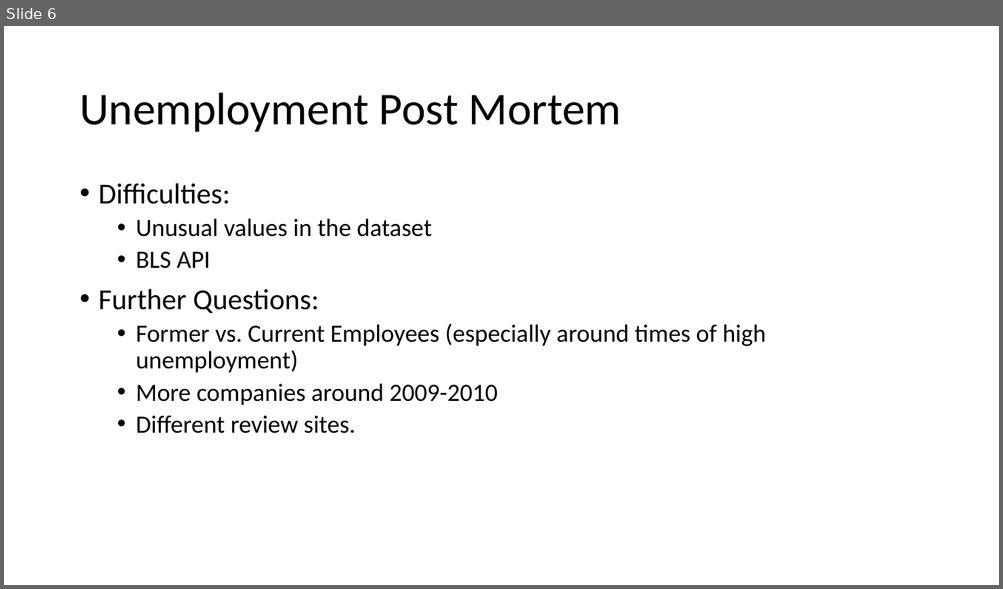
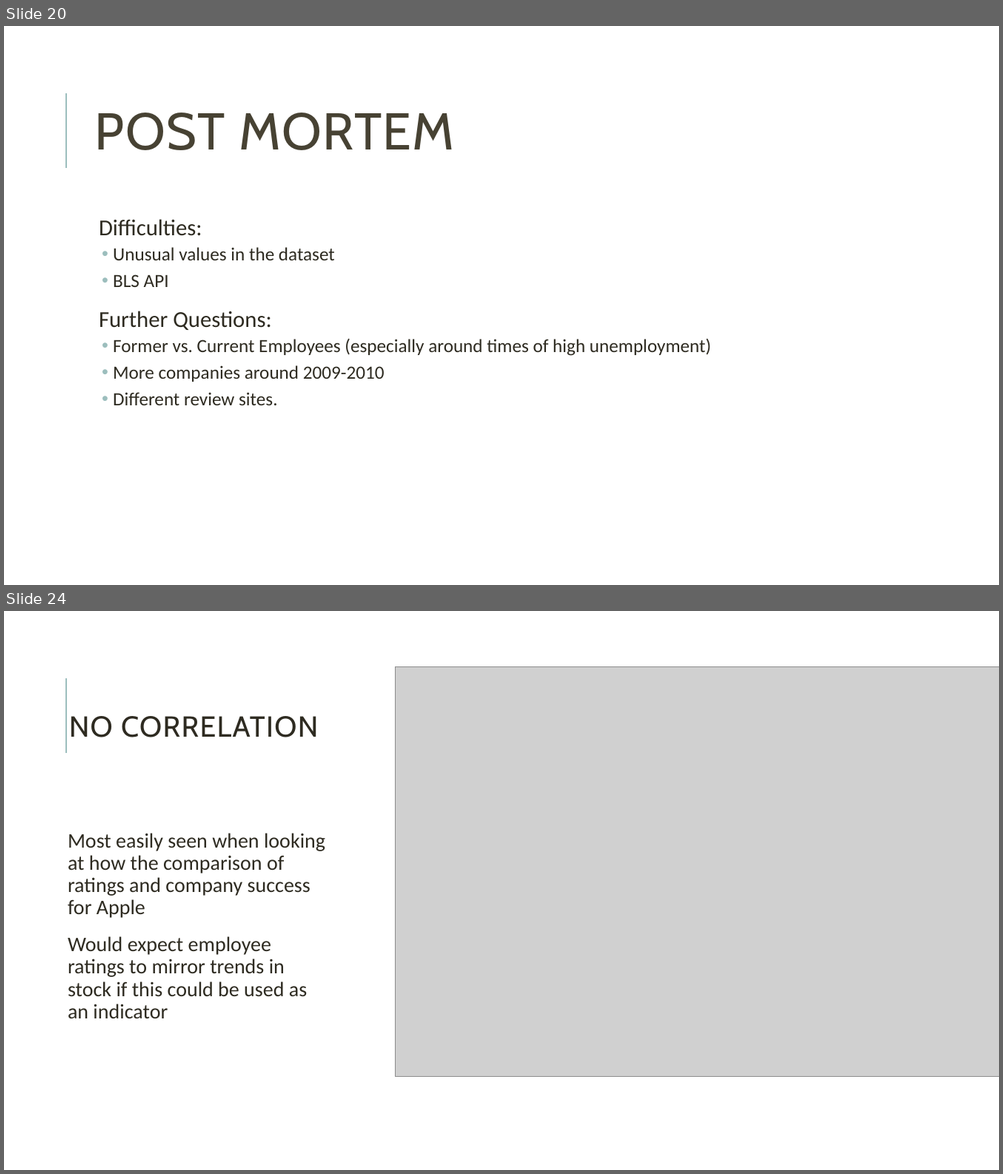
Before and after one commit to annabl38/Project_1, a slide deck: Happy People Presentation.pptx. Shown one above the other, each under a label of ours: slide 6 before the commit, slides 20 and 24 after it; the slides between them are not shown. The pictures are 1003x589 and 1003x1174 pixels, drawn with LibreOffice and Linux fonts; fonts in the diff are those of the drawing; grey boxes stand for pictures. Boxes give left, top, right and bottom in pixels: in the first picture for what was removed or moved away, otherwise in the second. Text is boxed around its words. In the diff, an @@ line names an element or a change of style, - is before the commit and + after.

```diff
--- a/Happy People Presentation.pptx
+++ b/Happy People Presentation.pptx
@@ slide 24 added at (4,611,999,1170), background #FFFFFF; not listed: 1 template element that a slide beside it also shows @@
@@ title added at (57,664,331,794), outline #FFFFFF 1.5 pt, 28 pt, text #2E2B21 @@
+NO CORRELATION
@@ picture added at (395,667,999,1076) @@
@@ text added at (68,833,325,1019), 20 pt, text #2E2B21 @@
+  Most easily seen when looking at how the comparison of ratings and company success for Apple
+  Would expect employee ratings to mirror trends in stock if this could be used as an indicator
@@ what was slide 6 is now slide 20 @@
@@ slide 20 changed as well @@
@@ line added from (66, 168) to (66, 93), #9CBEBD 1.5 pt @@
@@ title at (95,113,454,150): text changed; size 44 to 50 pt; font Calibri to Cabin; text colour #000000 to #474233 @@
-Unemployment Post Mortem
+POST MORTEM
@@ text "Difficulties:": place and size @@
-text "Difficulties:" at (99,183,766,434)
+text "Difficulties:" at (99,219,711,406)
@@ text "Difficulties:" at (99,219,711,406): size 28 to 22 pt in "Difficulties:", "Further Questions:"; text colour #000000 to #2E2B21; size 24 to 18 pt in "Unusual values in the dataset", "BLS API", "Former vs. Current Employees (especially around times ...", "More companies around 2009-2010" and 1 more places; bullet • to  ; more space between paragraphs; indent changed @@
```
Also in this commit, not shown: 5 other slides changed, 19 other slides added.
